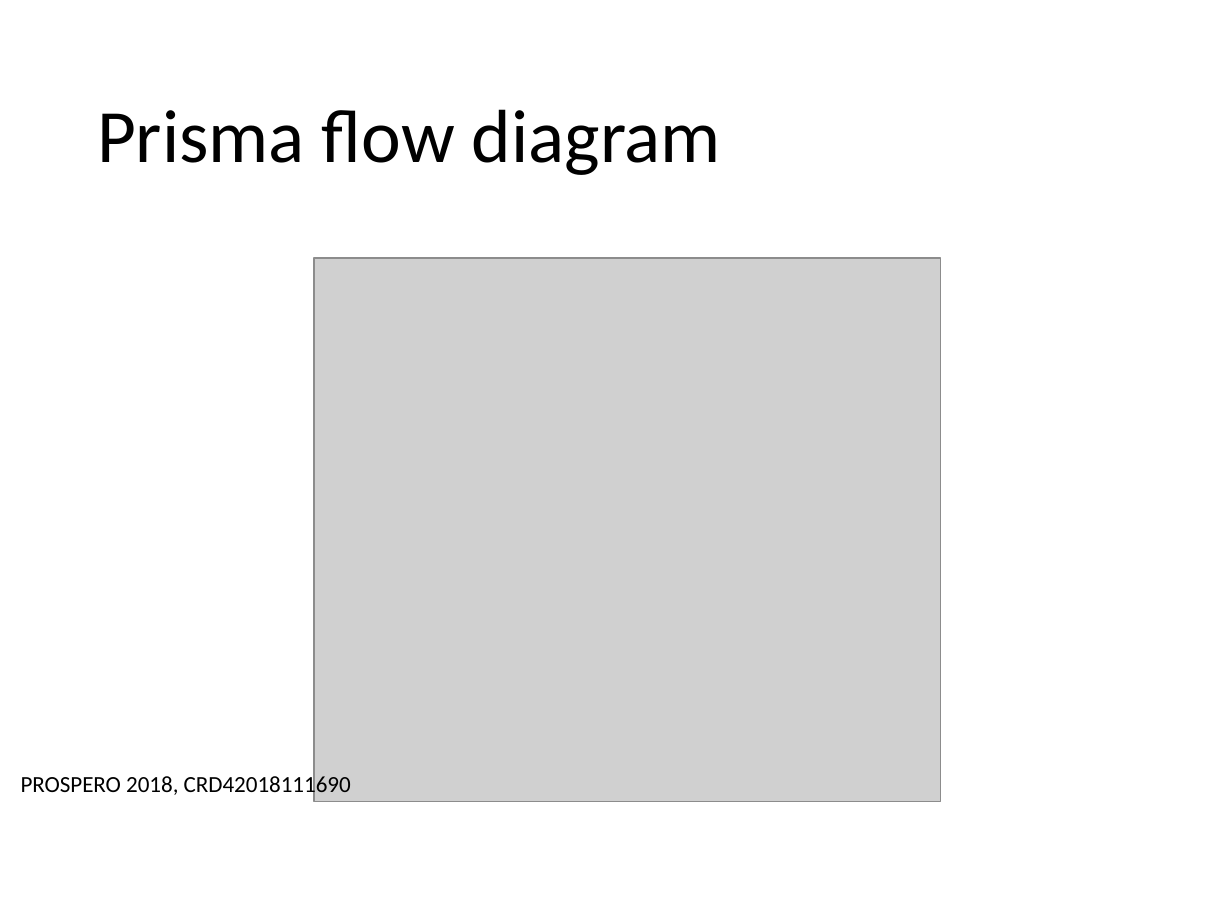
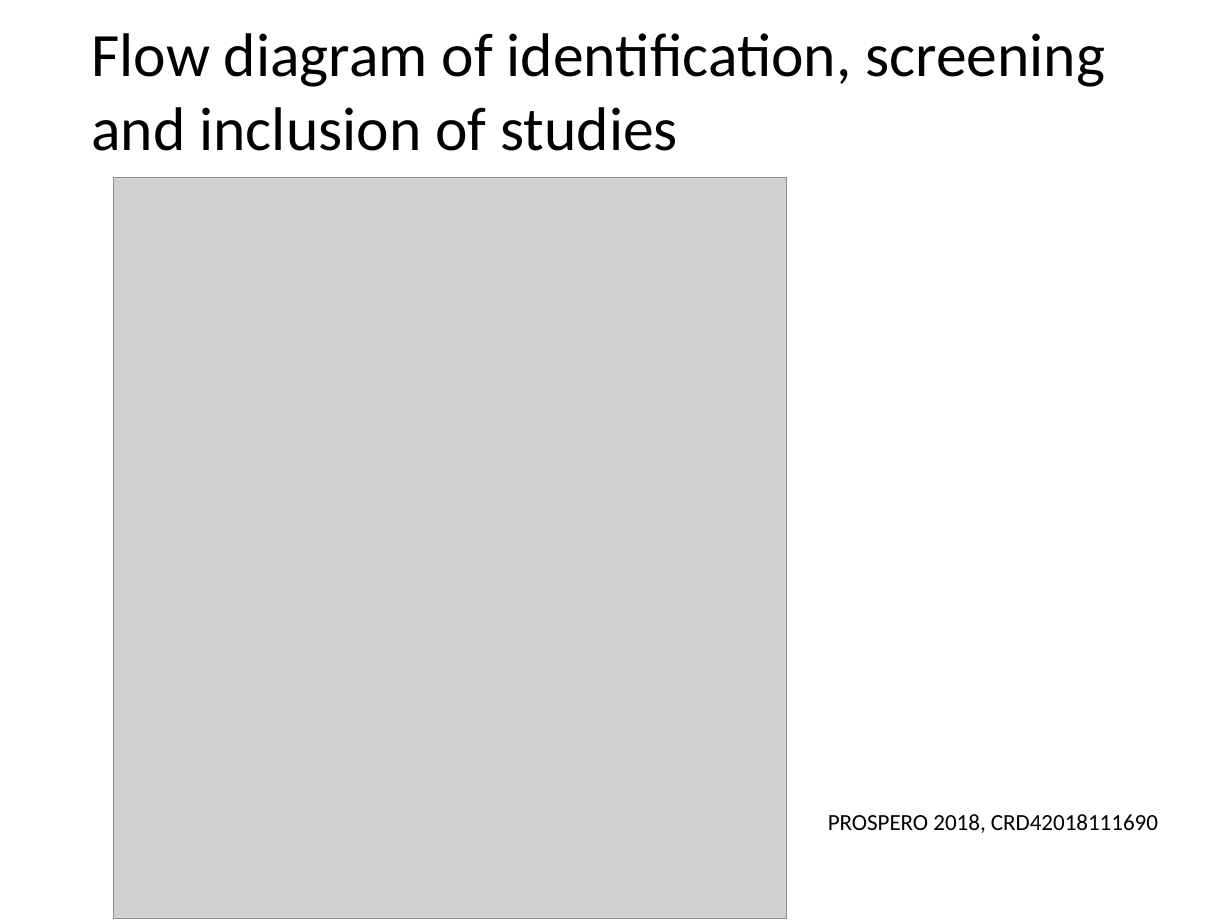
Before and after one commit to petedodd/pregtb, a slide deck: slide 9 of outdata/Revisiting the burden of TB in pregnant and post-partum women2.pptx (slide 10 before the commit). Drawn at 1232x924 pixels with LibreOffice and Linux fonts; fonts in the diff are those of the drawing; grey boxes stand for pictures. Boxes give left, top, right and bottom in pixels: in the first picture for what was removed or moved away, otherwise in the second. Text is boxed around its words. In the diff, an @@ line names an element or a change of style, - is before the commit and + after.

```diff
--- a/outdata/Revisiting the burden of TB in pregnant and post-partum women2.pptx
+++ b/outdata/Revisiting the burden of TB in pregnant and post-partum women2.pptx
@@ title at <box>91,33,1105,151</box>: text changed; size 44 to 36 pt @@
-Prisma flow diagram
+Flow diagram of identification, screening and inclusion of studies
@@ picture added at <box>113,177,787,918</box> @@
@@ picture removed at <box>314,257,941,801</box> @@
@@ text "PROSPERO 2018, CRD42018111690" rewrapped from <box>21,772,351,798</box> to <box>828,814,1158,833</box> @@
```
Also in this commit, not shown: 3 other slides changed, 7 slides added, 6 slides removed, 33 other files.
